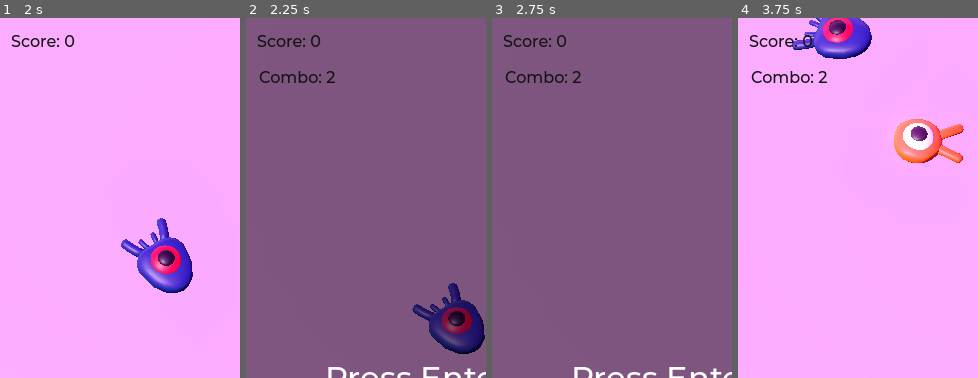
Above: before the commit, frames 1-4 (left to right).
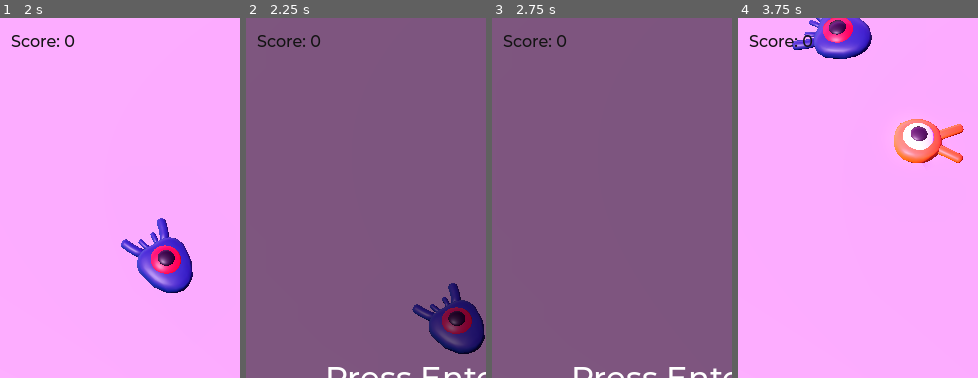
Above: after the commit, the same moments.

Repository: vbahadirbabacan/squash-the-creeps
Game: Godot game, scene res://main.tscn
The game is run twice, just before and just after one commit, with the same random seed, the same clock (stepped at 60 frames per second) and the same inputs.
Inputs:
- Up to frame 1 (2 s): tap Enter (ui_accept) at 0.5 s; hold D (move_right) 0.53-1.28 s; tap Keypad 4 (combo_add) at 0.6, 1.55 s; tap Space (jump) at 0.77, 1.52 s; tap Keypad 5 (combo_break) at 0.8, 1.35 s; hold S (move_back) from 1.28 s (still down)
- Up to frame 2 (2.25 s): release S (move_back) at 2.03 s; hold D (move_right) from 2.03 s (still down); tap Keypad 4 (combo_add) at 2.1 s
- Up to frame 3 (2.75 s): keep holding D (move_right); tap Keypad 5 (combo_break) at 2.3 s
- Up to frame 4 (3.75 s): tap Enter (ui_accept) at 2.75 s; release D (move_right) at 2.78 s; hold W (move_forward) 2.78-3.53 s; tap Keypad 5 (combo_break) at 2.85 s; tap Space (jump) at 3.02 s; tap Keypad 4 (combo_add) at 3.05, 3.6 s; hold A (move_left) from 3.53 s (still down)
The pictures show only the part of the screen within x 0-50%, y 0-50%; the shares and areas given below are measured in that part.

Frame 1 is identical in both runs. In frame 2, 0.4% of the frame differs, in the area x 5-38%, y 14-19%; in frame 3, 0.4%; in frame 4, 0.4%.

Commit message:
combo system now works!

Diff:
--- a/main.gd
+++ b/main.gd
@@ -40,3 +40,8 @@
 	if combo_var > 1:
 		$UserInterface/ScoreLabel.update_score(combo_var)
 	$UserInterface/ComboLabel.on_combo_end()
+
+
+func _on_debug_timer_timeout():
+	if $Player != null:
+		print($Player.position.y)
--- a/main.tscn
+++ b/main.tscn
@@ -119,10 +119,10 @@
 [node name="Player" parent="." groups=["mob"] instance=ExtResource("1_82vot")]
 collision_mask = 5
 
-[node name="Ground" type="StaticBody3D" parent="."]
+[node name="Ground" type="StaticBody3D" parent="." groups=["world"]]
 transform = Transform3D(1, 0, 0, 0, 1, 0, 0, 0, 1, 0, -0.5, 0)
 collision_layer = 4
-collision_mask = 0
+collision_mask = 2
 
 [node name="CollisionShape" type="CollisionShape3D" parent="Ground"]
 shape = SubResource("BoxShape3D_ffcch")
@@ -173,7 +173,12 @@
 wait_time = 0.5
 autostart = true
 
+[node name="DebugTimer" type="Timer" parent="."]
+wait_time = 0.5
+autostart = true
+
 [connection signal="combo_add" from="Player" to="." method="_on_player_combo_add"]
 [connection signal="combo_break" from="Player" to="." method="_on_player_combo_break"]
 [connection signal="hit" from="Player" to="." method="_on_player_hit"]
 [connection signal="timeout" from="MobTimer" to="." method="_on_mob_timer_timeout"]
+[connection signal="timeout" from="DebugTimer" to="." method="_on_debug_timer_timeout"]
--- a/player.gd
+++ b/player.gd
@@ -7,6 +7,7 @@
 
 var target_velocity = Vector3.ZERO
 var combo_more_than_1 = 0
+var on_combo = false
 
 signal hit
 signal combo_add
@@ -39,6 +40,9 @@
 	if not is_on_floor():
 		target_velocity.y = target_velocity.y - (fall_acceleration * delta)
 
+	if position.y < 0.68:
+		combo_more_than_1 = 0
+		combo_break.emit()
 	if is_on_floor() and Input.is_action_just_pressed("jump"):
 		target_velocity.y = jump_impulse
 
@@ -55,9 +59,15 @@
 
 			if Vector3.UP.dot(collision.get_normal()) > 0.1:
 				mob.squash()
+				combo_more_than_1 += 1
+				if combo_more_than_1 > 1:
+					combo_add.emit()
+					on_combo = true
+					print("combo more than 1: %s" % combo_more_than_1)
 
 				target_velocity.y = bounce_impulse
 				await get_tree().create_timer(0.01).timeout
+
 
 	velocity = target_velocity
 	move_and_slide()
